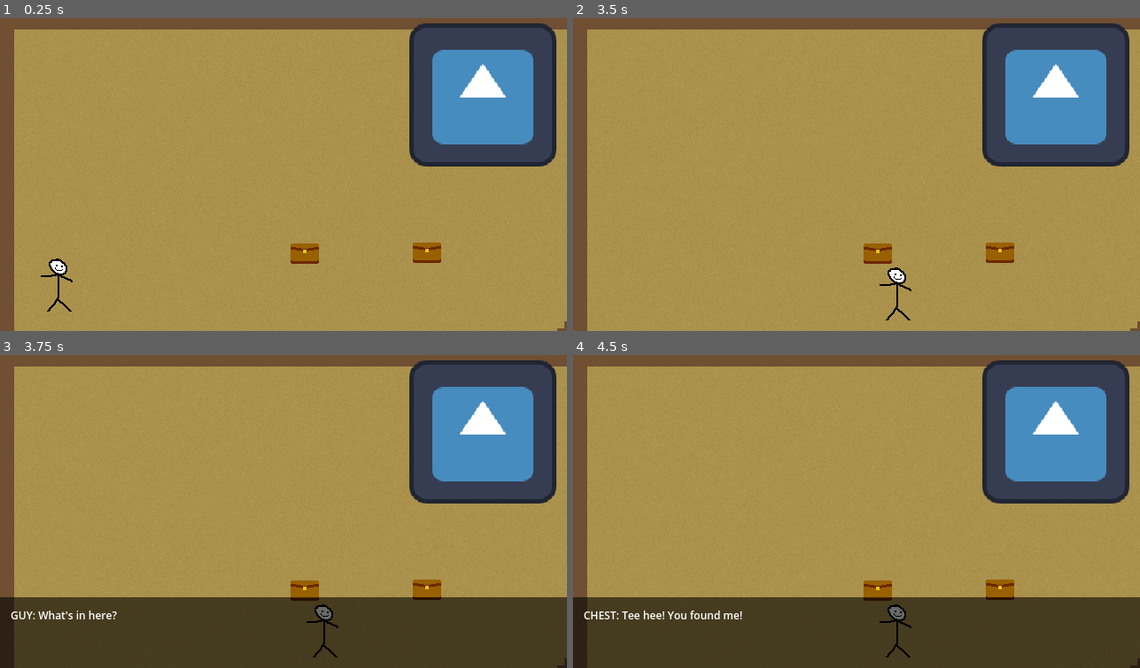
Above: before the commit, frames 1-4 (two rows, left to right).
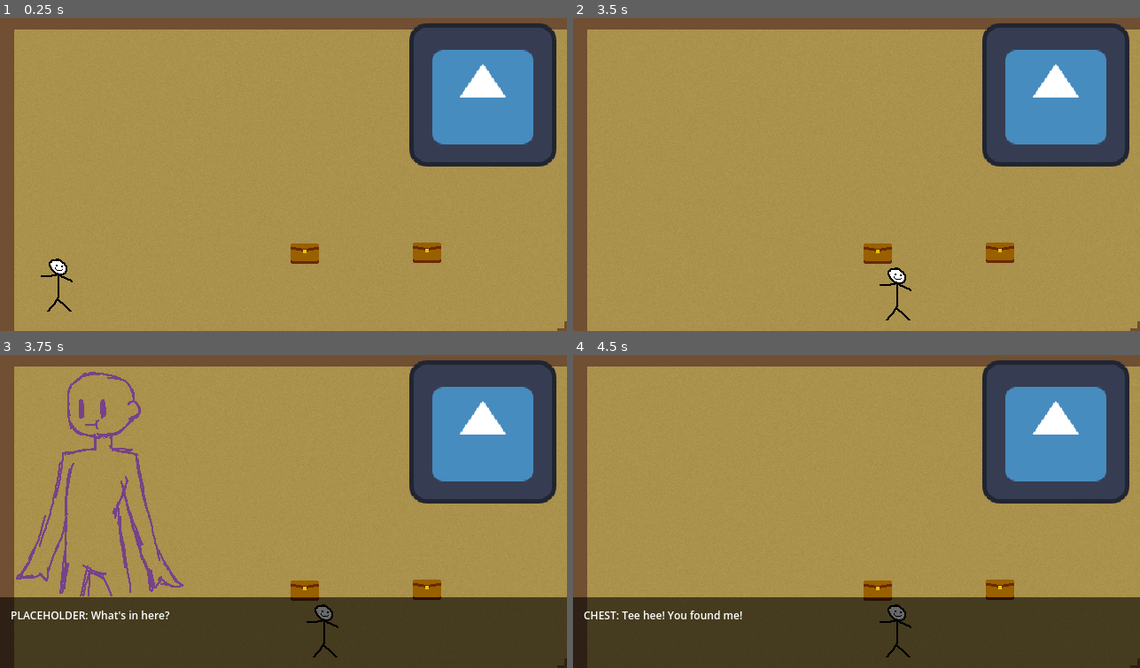
Above: after the commit, the same moments.

Repository: BoneBot/PirateJamSummer2025
Game: Godot game, scene res://game/demo_stuff/demo.tscn
Two runs of this game, one before a commit and one after it. Both use one fixed random seed, a clock stepped at 60 frames per second and the inputs below. This scene is started directly instead of the project's main scene. The engine's default icon, where the game draws it, is replaced by a stand-in: a white triangle on a blue panel in a dark square.
Inputs:
- Up to frame 1 (0.25 s): no input
- Up to frame 2 (3.5 s): tap Enter at 0.5, 2.75 s; hold Right (right) 0.53-1.28 s; hold Space (interact) 0.53-1.28 s; hold Down (down) 1.28-2.03 s; tap Space (interact) at 1.35, 2, 2.85 s; hold Right (right) 2.03-2.78 s; hold Space (interact) 2.03-2.78 s; hold Up (up) from 2.78 s (still down)
- Up to frame 3 (3.75 s): release Up (up) at 3.53 s; hold Left (left) from 3.53 s (still down); hold Space (interact) from 3.53 s (still down)
- Up to frame 4 (4.5 s): keep holding Left (left); release Space (interact) at 4.28 s; tap Space (interact) at 4.35 s

Frames 1-2 are identical in both runs. In frame 3, 2.6% of the frame differs, in the area x 1-33%, y 5-85%; in frame 4, nothing differs.

Commit message:
Portraits appear with dialogue

Diff:
--- a/project/game/demo_stuff/demo.tscn
+++ b/project/game/demo_stuff/demo.tscn
@@ -104,6 +104,8 @@
 shape = SubResource("CircleShape2D_rbkie")
 
 [node name="DialogueManager" parent="." instance=ExtResource("9_hugel")]
-dialogue_path = "res://game/ui/dialogue_text/demo_dialogue.json"
+dialogue_config_file = "res://game/ui/dialogue_text/demo_dialogue_config.json"
+dialogue_file = "res://game/ui/dialogue_text/demo_dialogue.json"
+portrait_directory = "res://art/Placeholders"
 
 [connection signal="body_entered" from="DemoGoal" to="." method="_on_demo_goal_body_entered"]
--- a/project/game/ui/dialogue_manager.gd
+++ b/project/game/ui/dialogue_manager.gd
@@ -1,27 +1,59 @@
 extends Control
 
-
-@export_file("*.json") var dialogue_path
+## The dialogue configuration file path.
+@export_file("*.json") var dialogue_config_file
+## The path to the dialogue file for this specific scene
+@export_file("*.json") var dialogue_file
+## The directory containing all character portraits
+@export_dir var portrait_directory
 
 @onready var text_box = $TextBox
 @onready var dialogue_text = $TextBox/MarginContainer/DialogueText
+@onready var portrait: TextureRect = $TextBox/Portrait
 
+
+## Emits when dialogue text is advanced to the next line.
 signal advance_dialogue
 
-var scene_dialogue: Dictionary
+# Parsed json of the dialogue config
+var dialogue_config: Dictionary
+# Parsed json of the scene dialogue
+var dialogue: Dictionary
+# Atlases of the character portraits. Dict[speaker:String, emotions:Dict[emotion:String, texture:Texture2D]]
+var portrait_textures: Dictionary = {}
+# Dialogue of the current interaction
 var current_interaction := []
+# Whether or not dialogue is currently in progress
 var in_progress = false
 
 
 # Called when the node enters the scene tree for the first time.
 func _ready() -> void:
-	# Parse JSON at dialogue_path for dialogue options
-	var file_text = FileAccess.get_file_as_string(dialogue_path)
-	scene_dialogue = JSON.parse_string(file_text)
-	if scene_dialogue == null:
-		print("ERROR: Unable to parse scene dialogue at: %s" % dialogue_path)
+	# Parse dialogue config file
+	dialogue_config = JSON.parse_string(FileAccess.get_file_as_string(dialogue_config_file))
+	if dialogue_config == null:
+		print("ERROR: Unable to parse dialogue config file at: %s" % dialogue_config_file)
+		return
+
+	# Parse scene dialogue file
+	dialogue = JSON.parse_string(FileAccess.get_file_as_string(dialogue_file))
+	if dialogue == null:
+		print("ERROR: Unable to parse scene dialogue at: %s" % dialogue_file)
+		return
+
+	# Parse character portrait files
+	_get_portrait_textures()
 
 
+# Populates the portrait_textures Dictionary from the contents of the dialogue_config
+func _get_portrait_textures() -> void:
+	for character in dialogue_config["speakers"]:
+		portrait_textures[character] = {}
+		for emotion in dialogue_config["speakers"][character]["emotions"]:
+			portrait_textures[character][emotion] = load(portrait_directory + "/%s_%s.png" % [character, emotion])
+
+
+# Handles input events
 func _input(event: InputEvent) -> void:
 	if in_progress and event.is_action_pressed("interact"):
 		advance_dialogue.emit()
@@ -32,11 +64,11 @@
 # source (String) - The name of the interactable that is causing the dialogue
 # interaction (int) - Specifies which dialogue interaction to execute
 func start_dialogue(source:String, interaction:int):
-	if scene_dialogue == null:
+	if dialogue == null:
 		return
 
 	get_tree().paused = true
-	current_interaction = scene_dialogue[source][str(interaction)].duplicate()
+	current_interaction = dialogue[source][str(interaction)].duplicate()
 	text_box.show()
 	in_progress = true
 
@@ -46,6 +78,7 @@
 		_next_dialogue()
 
 
+# Triggers the end of dialogue
 func _end_dialogue():
 	in_progress = false
 	text_box.hide()
@@ -57,8 +90,29 @@
 	if len(current_interaction) == 0:
 		_end_dialogue()
 	else:
+		# Clear the character portrait
+		portrait.texture = null
+
+		# Get the next line of dialogue
 		var line = current_interaction.pop_front()
 		if line.has("speaker") and line["speaker"]:
+			# Line specifies a speaker, append it to the dialogue text
 			dialogue_text.text = "%s: %s" % [line["speaker"].to_upper(), line["text"]]
+
+			# Check for an emotion to apply a character portrait
+			if line.has("emotion") and line["emotion"]:
+				_set_portrait(line["speaker"], line["emotion"])
 		else:
 			dialogue_text.text = line["text"]
+
+
+# Sets the current dialogue portrait based on the speaker and emotion
+func _set_portrait(speaker:String, emotion:String) -> void:
+	if speaker not in portrait_textures:
+		print("WARN: No portraits for speaker %s" % speaker)
+		return
+	elif emotion not in portrait_textures[speaker]:
+		print("WARN: No emotion %s for speaker %s" % [emotion, speaker])
+		return
+
+	portrait.texture = portrait_textures[speaker][emotion]
--- a/project/game/ui/dialogue_manager.tscn
+++ b/project/game/ui/dialogue_manager.tscn
@@ -39,5 +39,12 @@
 [node name="DialogueText" type="RichTextLabel" parent="TextBox/MarginContainer"]
 layout_mode = 2
 theme_override_font_sizes/normal_font_size = 12
-text = "Dialog"
+text = "Dialogue"
 scroll_active = false
+
+[node name="Portrait" type="TextureRect" parent="TextBox"]
+layout_mode = 0
+offset_left = -1.0
+offset_top = -281.0
+offset_right = 239.0
+offset_bottom = -1.0
--- a/project/game/ui/dialogue_text/demo_dialogue.json
+++ b/project/game/ui/dialogue_text/demo_dialogue.json
@@ -1,9 +1,10 @@
- {
+{
     "chest_1": {
         "0": [
             {
-                "speaker": "guy",
-                "text": "What's in here?"
+                "speaker": "placeholder",
+                "text": "What's in here?",
+                "emotion": "neutral"
             },
             {
                 "speaker": "chest",
@@ -16,8 +17,9 @@
         ],
         "1": [
             {
-                "speaker": "guy",
-                "text": "Why can you talk???"
+                "speaker": "placeholder",
+                "text": "Why can you talk???",
+                "emotion": "neutral"
             },
             {
                 "speaker": "chest",
@@ -34,8 +36,9 @@
     "chest_2": {
         "0": [
             {
-                "speaker": "guy",
-                "text": "Um... hello?"
+                "speaker": "placeholder",
+                "text": "Um... hello?",
+                "emotion": "neutral"
             },
             {
                 "speaker": "",
--- /dev/null
+++ b/project/game/ui/dialogue_text/demo_dialogue_config.json
@@ -0,0 +1,9 @@
+{
+    "speakers": {
+        "placeholder": {
+            "emotions": [
+                "neutral"
+            ]
+        }
+    }
+}
--- /dev/null
+++ b/project/game/ui/dialogue_text/forest_teddy_1.json
@@ -0,0 +1,11 @@
+{
+    "rose": {
+        "0": [
+            {
+                "speaker": "",
+                "text": "A luscious red rose",
+                "portrait": ""
+            }
+        ]
+    }
+}
Binary file added: project/art/Placeholders/placeholder_neutral.png
Not shown, added: project/art/Placeholders/placeholder_neutral.png.import
